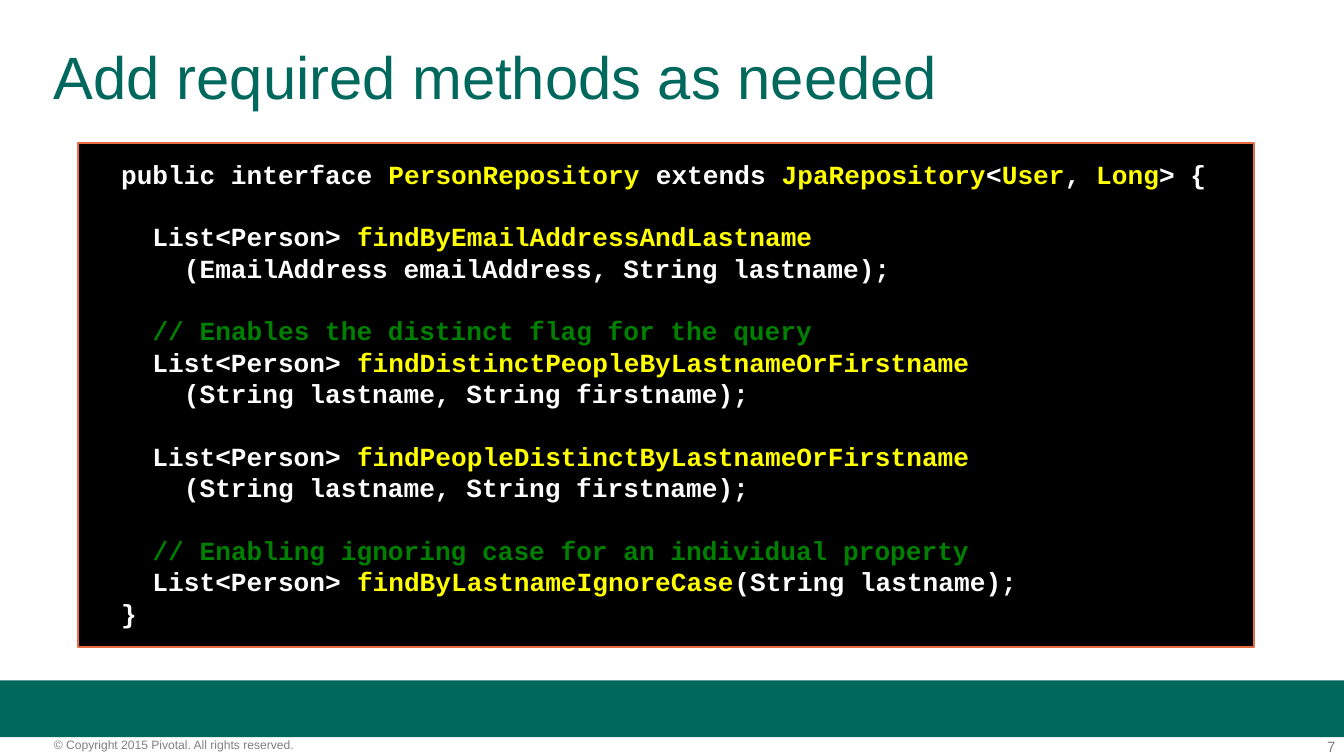
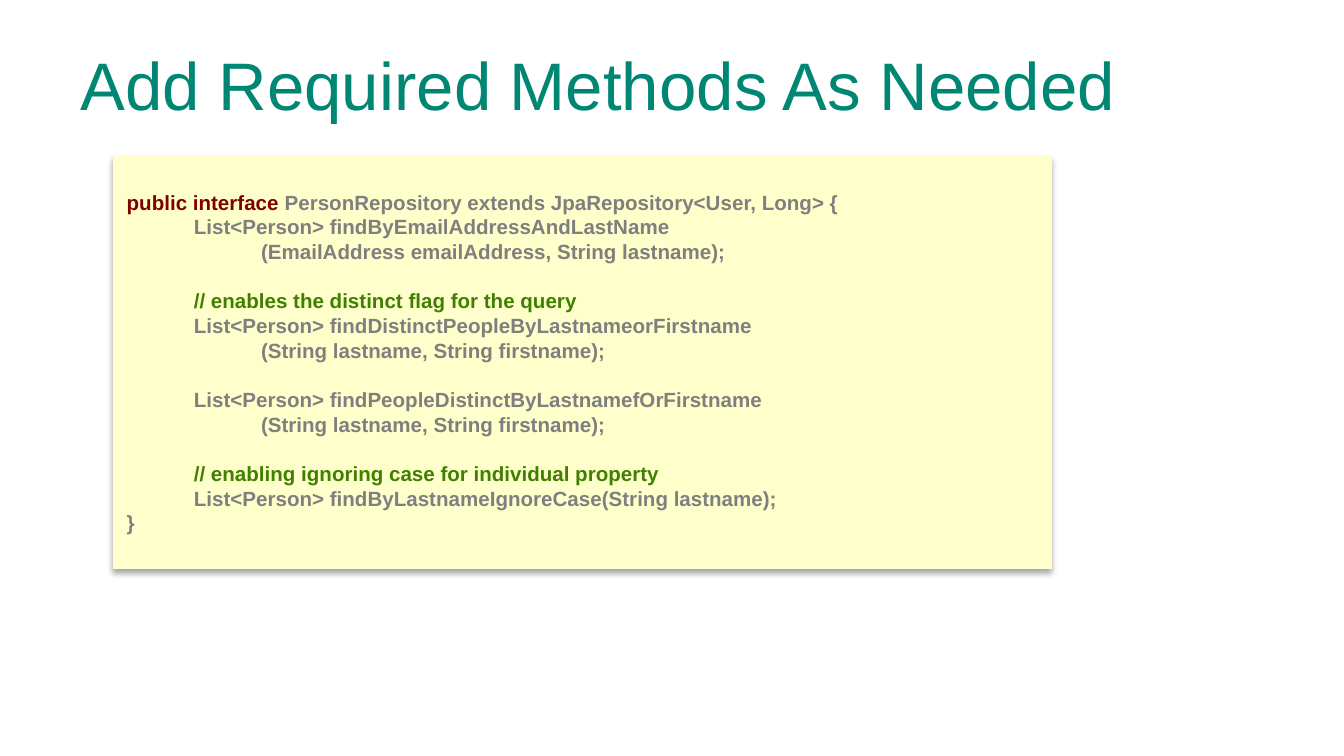
Before and after one commit to phopper-pivotal/PCF-Workshop-Carfax, a slide deck: slide 6 of presentations/5-Spring_Data_REST.pptx (slide 7 before the commit). Drawn at 1344x756 pixels with LibreOffice and Linux fonts; fonts in the diff are those of the drawing; background and template pictures are left out. Boxes give left, top, right and bottom in pixels: in the first picture for what was removed or moved away, otherwise in the second. Text is boxed around its words. In the diff, an @@ line names an element or a change of style, - is before the commit and + after.

```diff
--- a/presentations/5-Spring_Data_REST.pptx
+++ b/presentations/5-Spring_Data_REST.pptx
@@ title at [81, 61, 1115, 123]: text changed; size 32 to 36 pt; text colour #00685D to #008774 @@
-Add required methods as needed
+Add Required Methods As Needed
@@ rectangle removed at [78, 142, 1254, 646] @@
@@ rectangle "public interface PersonRepository extends JpaRepository<User ...": place and size @@
-rectangle "public interface PersonRepository extends JpaRepository<User ..." at [121, 165, 1175, 597]
+rectangle "public interface PersonRepository extends JpaRepository<User ..." at [113, 156, 1051, 569]
@@ rectangle "public interface PersonRepository extends JpaRepository<User ..." at [113, 156, 1051, 569]: vertical alignment top to middle; fill none to #FFFFCC; outline none to #FFFFCC 0.75 pt; shadow on @@
@@ text in rectangle at [127, 195, 824, 511]: size 14 to 11 pt, font Courier New to Arial in "public interface PersonRepository extends JpaRepository<User ...", "(EmailAddress emailAddress, String lastname);", "(String lastname, String firstname);", "(String lastname, String firstname);" and 2 more places; text colour #FFFFFF to #800000 in "public interface"; text colour #FFFF00 to #7F7F7F in "PersonRepository JpaRepository<User, Long>", "findByLastnameIgnoreCase(String"; text colour #FFFFFF to #7F7F7F in "extends JpaRepository<User, Long> {", "(EmailAddress emailAddress, String lastname);", "(String lastname, String firstname);", "(String lastname, String firstname);" and 2 more places; indent changed @@
@@ text in rectangle at [194, 219, 669, 238]: text changed; size 14 to 11 pt; font Courier New to Arial; text colour #FFFF00 to #7F7F7F @@
-List<Person> findByEmailAddressAndLastname
+List<Person> findByEmailAddressAndLastName
@@ text in rectangle at [194, 293, 752, 337]: text changed; size 14 to 11 pt; font Courier New to Arial; text colour #FFFF00 to #7F7F7F @@
-// Enables the distinct flag for the query
-List<Person> findDistinctPeopleByLastnameOrFirstname
+// enables the distinct flag for the query
+List<Person> findDistinctPeopleByLastnameorFirstname
@@ text in rectangle at [194, 392, 762, 411]: text changed; size 14 to 11 pt; font Courier New to Arial; text colour #FFFF00 to #7F7F7F @@
-List<Person> findPeopleDistinctByLastnameOrFirstname
+List<Person> findPeopleDistinctByLastnamefOrFirstname
@@ text in rectangle at [211, 466, 658, 486]: text changed; size 14 to 11 pt; font Courier New to Arial; text colour #008000 to #408000 @@
-// Enabling ignoring case for an individual property
+// enabling ignoring case for individual property
@@ rectangle removed at [0, 680, 1344, 737] @@
@@ text removed at [66, 740, 293, 752] @@
-© Copyright 2015 Pivotal. All rights reserved.
@@ page number removed at [1327, 742, 1335, 752] @@
-7
```
Also in this commit, not shown: 9 other slides changed, 6 slides added, 8 slides removed, 3 other files.
